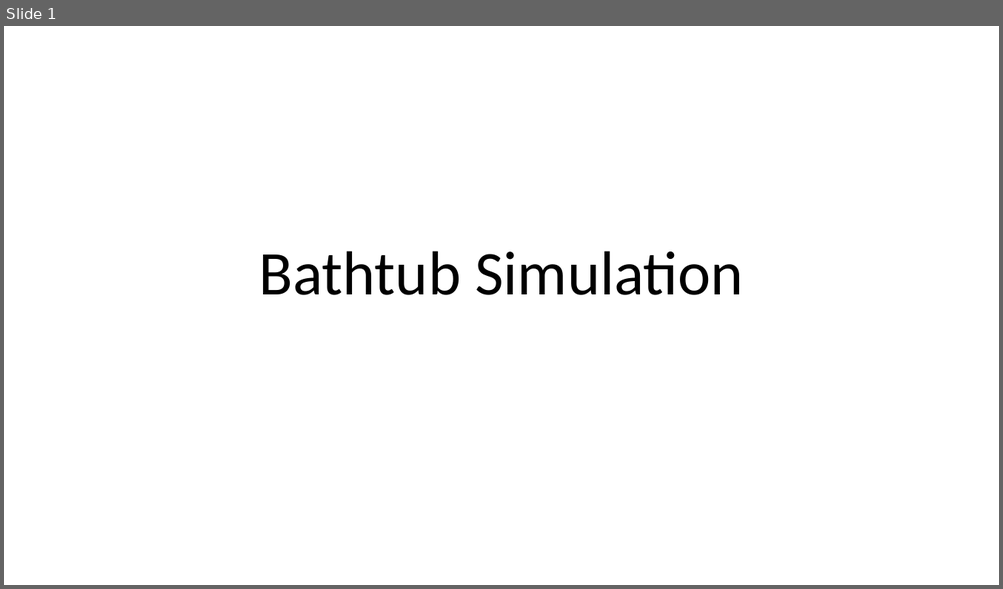
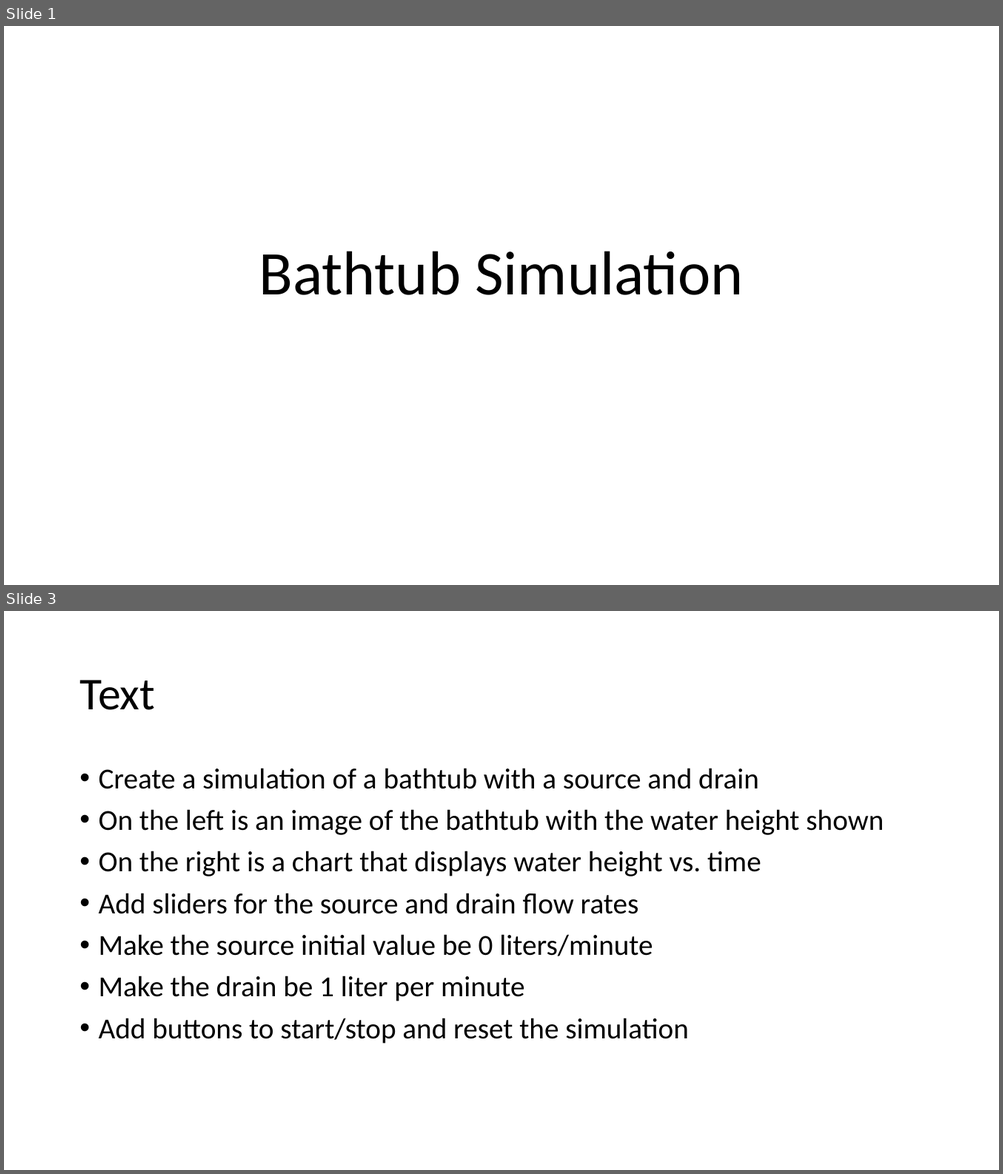
Before and after one commit to dmccreary/microsims, a slide deck: docs/sims/bathtub/Bathtub-Simulation.pptx. Shown one above the other, each under a label of ours: slide 1 before the commit, slides 1 and 3 after it; the slides between them are not shown. The pictures are 1003x589 and 1003x1174 pixels, drawn with LibreOffice and Linux fonts; fonts in the diff are those of the drawing. Boxes give left, top, right and bottom in pixels: in the first picture for what was removed or moved away, otherwise in the second. Text is boxed around its words. In the diff, an @@ line names an element or a change of style, - is before the commit and + after.

```diff
--- a/docs/sims/bathtub/Bathtub-Simulation.pptx
+++ b/docs/sims/bathtub/Bathtub-Simulation.pptx
@@ slide 3 added at bbox=[4, 611, 999, 1170], background #FFFFFF @@
@@ title added at bbox=[79, 680, 155, 710], 44 pt, text #000000 @@
+Text
@@ text added at bbox=[99, 768, 883, 1044], 28 pt, text #000000 @@
+• Create a simulation of a bathtub with a source and drain
+• On the left is an image of the bathtub with the water height shown
+• On the right is a chart that displays water height vs. time
+• Add sliders for the source and drain flow rates
+• Make the source initial value be 0 liters/minute
+• Make the drain be 1 liter per minute
+• Add buttons to start/stop and reset the simulation
```
Also in this commit, not shown: 1 slide changed, 4 other slides added, 2 other files.
